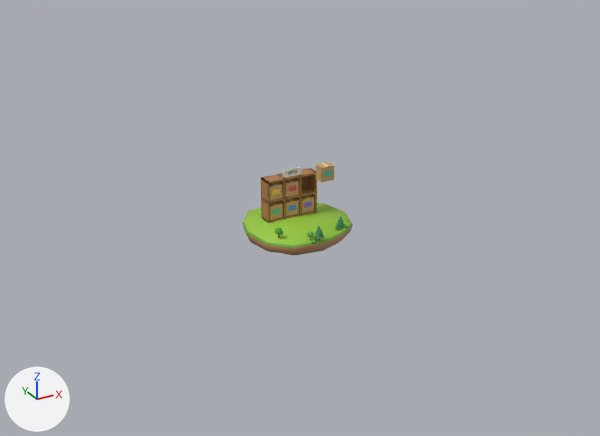
What one commit did to the glTF model docs/assets/pals/worlds/collections.glb.
Camera for both pictures: a camera (50 mm lens) standing at (-1.291, -2.34, 1.37) and looking at (-0.048, -0.081, 0.24). Arrows for +X, +Y and +Z are at lower left; the lights stay in place. The older version comes first. Where no turn or scale is listed for an object, it has been applied to the vertices.

The older version as bpy lines, for what is in view:
```python
me_isle_centre = bpy.data.meshes.new('isle_centre')
me_isle_centre.from_pydata(...)  # 490 vertices, 702 faces; spans x -1.0..1.0, y -0.97..0.97, z -0.75..0.75
me_isle_centre.materials.append(mat_solid)
me_isle_courier = bpy.data.meshes.new('isle_courier')
me_isle_courier.from_pydata(...)  # 158 vertices, 246 faces; spans x -0.84..0.84, y -0.96..0.96, z -1.0..1.0
# faces by material slot: [236, 10]
me_isle_courier.materials.append(mat_solid)
me_isle_courier.materials.append(mat_holo_lime_001)
ob_courier = bpy.data.objects.new('courier', None)
ob_courier.parent = ob_isle_courier
ob_courier.location = (-0.06, -0.02, 0.00334)
ob_incoming = bpy.data.objects.new('incoming', None)
ob_incoming.parent = ob_isle_centre
ob_incoming.location = (0.142, -0.205, 0.451)
ob_isle_centre_001 = bpy.data.objects.new('isle_centre.001', me_isle_centre)
ob_isle_centre_001.parent = ob_isle_centre
ob_isle_centre_001.location = (0.0127, -0.00391, 0.097)
ob_isle_centre_001.scale = (0.434, 0.434, 0.434)
ob_isle_courier_001 = bpy.data.objects.new('isle_courier.001', me_isle_courier)
ob_isle_courier_001.parent = ob_isle_courier
ob_isle_courier_001.location = (-0.000571, -0.0049, -0.0976)
ob_isle_courier_001.scale = (0.195, 0.195, 0.195)
ob_rings = bpy.data.objects.new('rings', None)
ob_rings.parent = ob_world_collections
ob_rings.location = (0.0, 0.0, 0.012)
ob_rings.scale = (0.001, 0.001, 0.001)
```
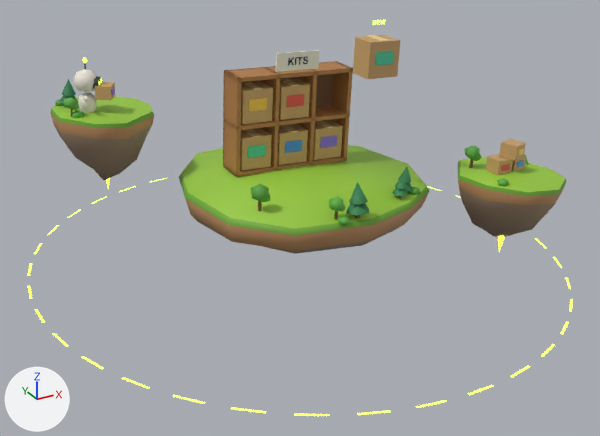
ob_rings is not drawn itself; it is the parent of ob_rings_001.
ob_courier is not drawn itself; it is the parent of ob_courier_bot.
ob_incoming is not drawn itself; it is the parent of ob_tag, ob_incoming_001.

Where the newer file only moved an object's origin or applied its transform, the numbers keep the older frame.

What differs and where, as boxes [x1, y1, x2, y2] in the pictures (600 x 436 px):
'isle_centre.001', moved: before [242, 167, 353, 255]; after [179, 50, 429, 254]
'island_1.001', added: after [458, 139, 567, 252]
    faces in mat_solid: [458, 139, 567, 237]
'isle_courier.001', moved (not visible before): after [50, 79, 154, 189]
'incoming.001', moved: before [316, 162, 334, 182]; after [353, 35, 401, 79]
'courier_bot.001', moved (not visible before): after [73, 57, 115, 113]
'rings.001', moved, rescaled (not visible before): after [27, 178, 573, 416]
'tag.001', moved (not visible before): after [373, 20, 386, 25]

The change, as a diff of the scene's bpy script:
```diff
--- a/docs/assets/pals/worlds/collections.glb.py
+++ b/docs/assets/pals/worlds/collections.glb.py
@@ me_island_1 @@
+me_island_1.from_pydata(...)  # 172 vertices, 278 faces; spans x -0.175..0.182, y -0.185..0.183, z -0.204..0.206
+# faces by material slot: [268, 10]
+me_island_1.materials.append(mat_solid)
+me_island_1.materials.append(mat_holo_lime_001)
@@ ob_incoming @@
 ob_incoming = bpy.data.objects.new('incoming', None)
-ob_incoming.parent = ob_isle_centre
+ob_incoming.parent = ob_island_main
 ob_incoming.location = (0.142, -0.205, 0.451)
@@ ob_isle_centre_001 @@
 ob_isle_centre_001 = bpy.data.objects.new('isle_centre.001', me_isle_centre)
-ob_isle_centre_001.parent = ob_isle_centre
+ob_isle_centre_001.parent = ob_island_main
 ob_isle_centre_001.location = (0.0127, -0.00391, 0.097)
@@ ob_courier @@
 ob_courier = bpy.data.objects.new('courier', None)
-ob_courier.parent = ob_isle_courier
+ob_courier.parent = ob_island_2
 ob_courier.location = (-0.06, -0.02, 0.00334)
@@ ob_isle_courier_001 @@
 ob_isle_courier_001 = bpy.data.objects.new('isle_courier.001', me_isle_courier)
-ob_isle_courier_001.parent = ob_isle_courier
+ob_isle_courier_001.parent = ob_island_2
 ob_isle_courier_001.location = (-0.000571, -0.0049, -0.0976)
@@ ob_rings @@
 ob_rings = bpy.data.objects.new('rings', None)
-ob_rings.parent = ob_world_collections
+ob_rings.parent = ob_holograms
 ob_rings.location = (0.0, 0.0, 0.012)
-ob_rings.scale = (0.001, 0.001, 0.001)
@@ ob_island_main @@
+ob_island_main = bpy.data.objects.new('island_main', None)
+ob_island_main.parent = ob_stage
+ob_island_main.location = (-0.887, 0.351, 0.3)
@@ ob_stage @@
+ob_stage = bpy.data.objects.new('stage', None)
+ob_stage.parent = ob_world_collections
+ob_stage.location = (0.887, -0.311, 0.0)
+ob_stage.rotation_euler = (0.0143, 0.0407, 0.00029)  # degrees (0.8, 2.3, 0)
@@ ob_island_2 @@
+ob_island_2 = bpy.data.objects.new('island_2', None)
+ob_island_2.parent = ob_stage
+ob_island_2.location = (-1.476, 0.651, 0.52)
@@ ob_holograms @@
+ob_holograms = bpy.data.objects.new('holograms', None)
+ob_holograms.parent = ob_stage
+ob_holograms.location = (-0.887, 0.311, 0.0)
@@ ob_island_1_001 @@
+ob_island_1_001 = bpy.data.objects.new('island_1.001', me_island_1)
+ob_island_1_001.location = (0.61, -0.359, 0.273)
```
